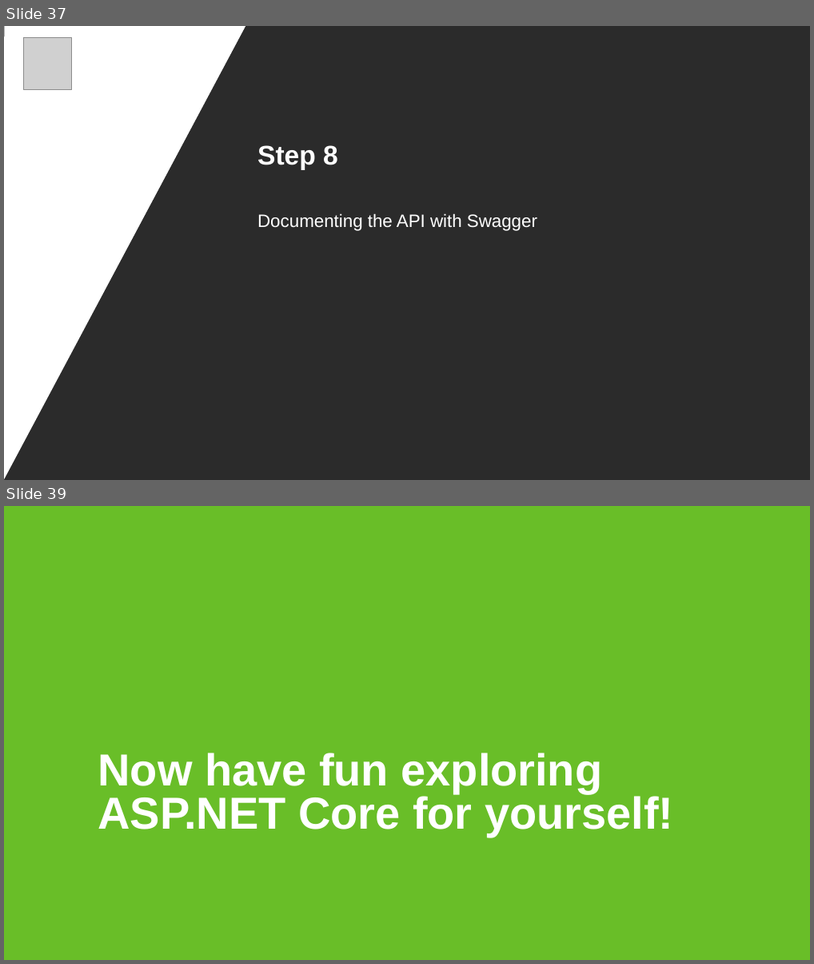
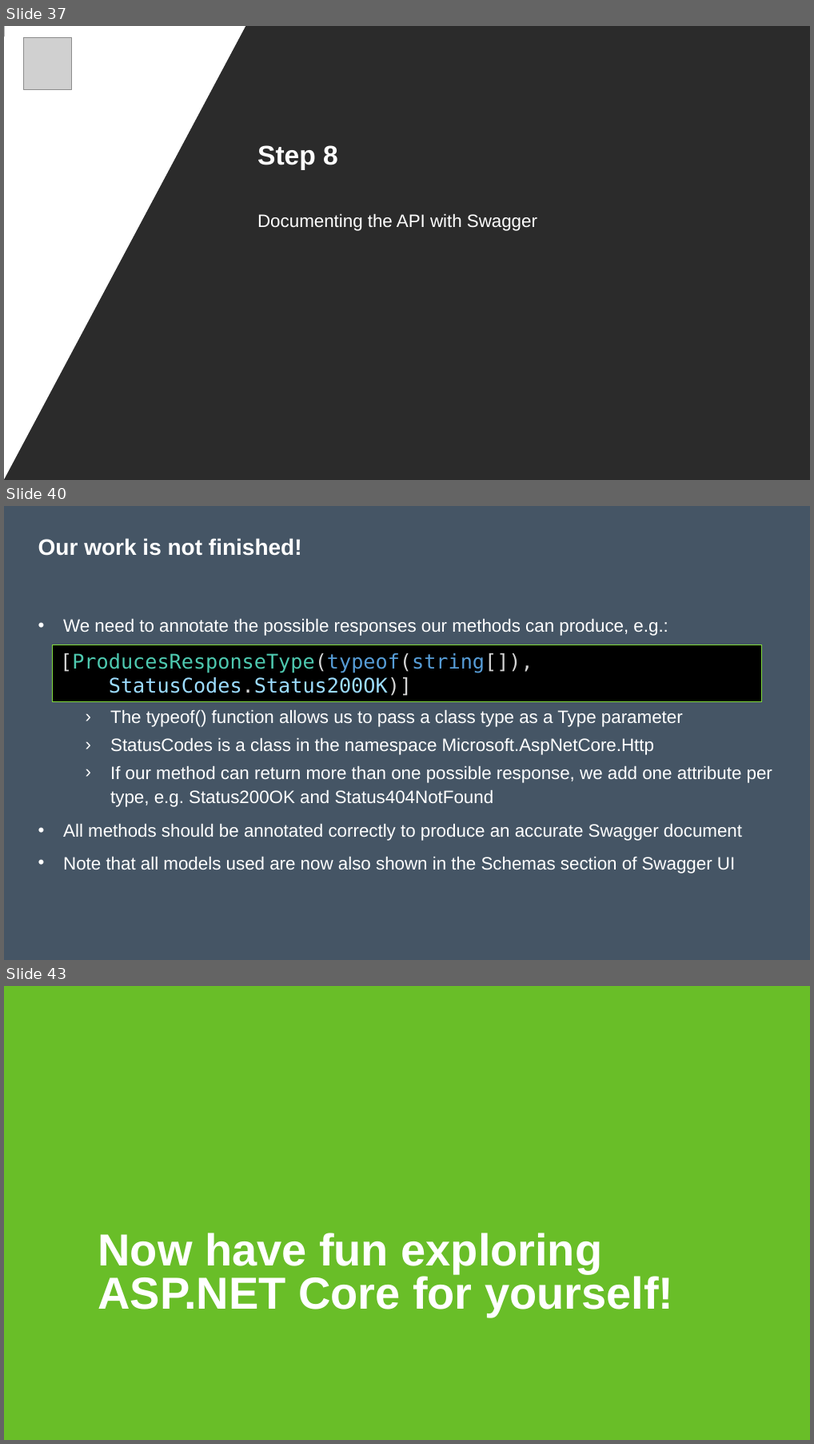
Before and after one commit to nickverschueren/devcruise-2019, a slide deck: Slides/Building an API.pptx. Shown one above the other, each under a label of ours: slides 37 and 39 before the commit, slides 37, 40 and 43 after it; the slides between them are not shown. The pictures are 814x964 and 814x1444 pixels, drawn with LibreOffice and Linux fonts; fonts in the diff are those of the drawing; grey boxes stand for pictures; background and template pictures are left out; a plain dark background stands for a picture behind light text. Boxes give left, top, right and bottom in pixels: in the first picture for what was removed or moved away, otherwise in the second. Text is boxed around its words. In the diff, an @@ line names an element or a change of style, - is before the commit and + after.

Commit message:
Add Step8 Swagger

```diff
--- a/Slides/Building an API.pptx
+++ b/Slides/Building an API.pptx
@@ slide 40 added at [4,506,810,960], background #455565 @@
@@ title added at [38,538,302,556], 20 pt, text #FFFFFF, bold @@
+Our work is not finished!
@@ text added at [63,619,773,873], 16 pt, text #FFFFFF @@
+• We need to annotate the possible responses our methods can produce, e.g.:
+    › The typeof() function allows us to pass a class type as a Type parameter
+    › StatusCodes is a class in the namespace Microsoft.AspNetCore.Http
+    › If our method can return more than one possible response, we add one attribute per type, e.g. Status200OK and Status404NotFound
+• All methods should be annotated correctly to produce an accurate Swagger document
+• Note that all models used are now also shown in the Schemas section of Swagger UI
@@ rectangle added at [52,644,762,702], fill #000000, outline #82DC3C 0.75 pt, 18 pt, text #9CDCFE @@
+[ProducesResponseType(typeof(string[]),
+StatusCodes.Status200OK)]
@@ what was slide 39 is now slide 43 @@
```
Also in this commit, not shown: 1 slide changed, 3 other slides added, 5 other files.
